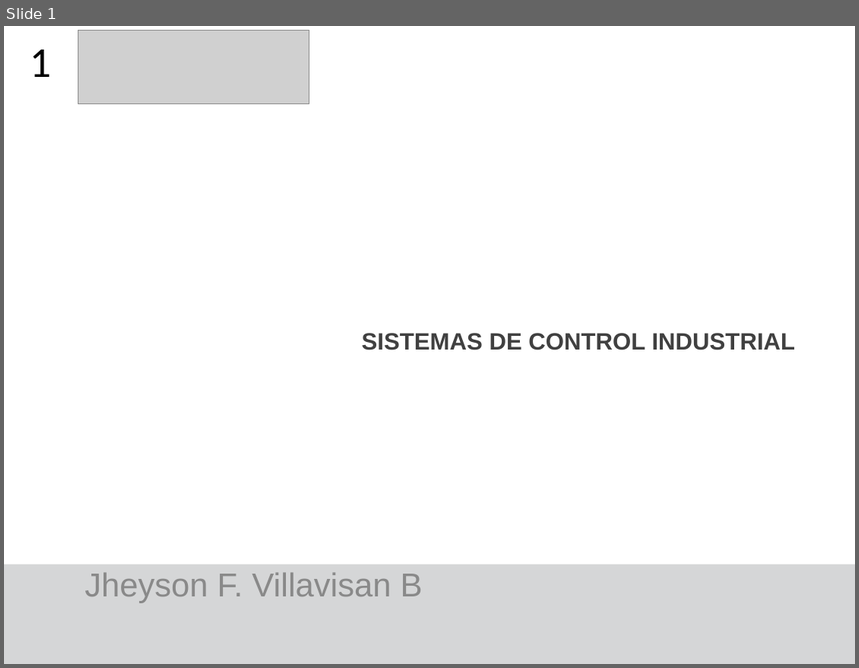
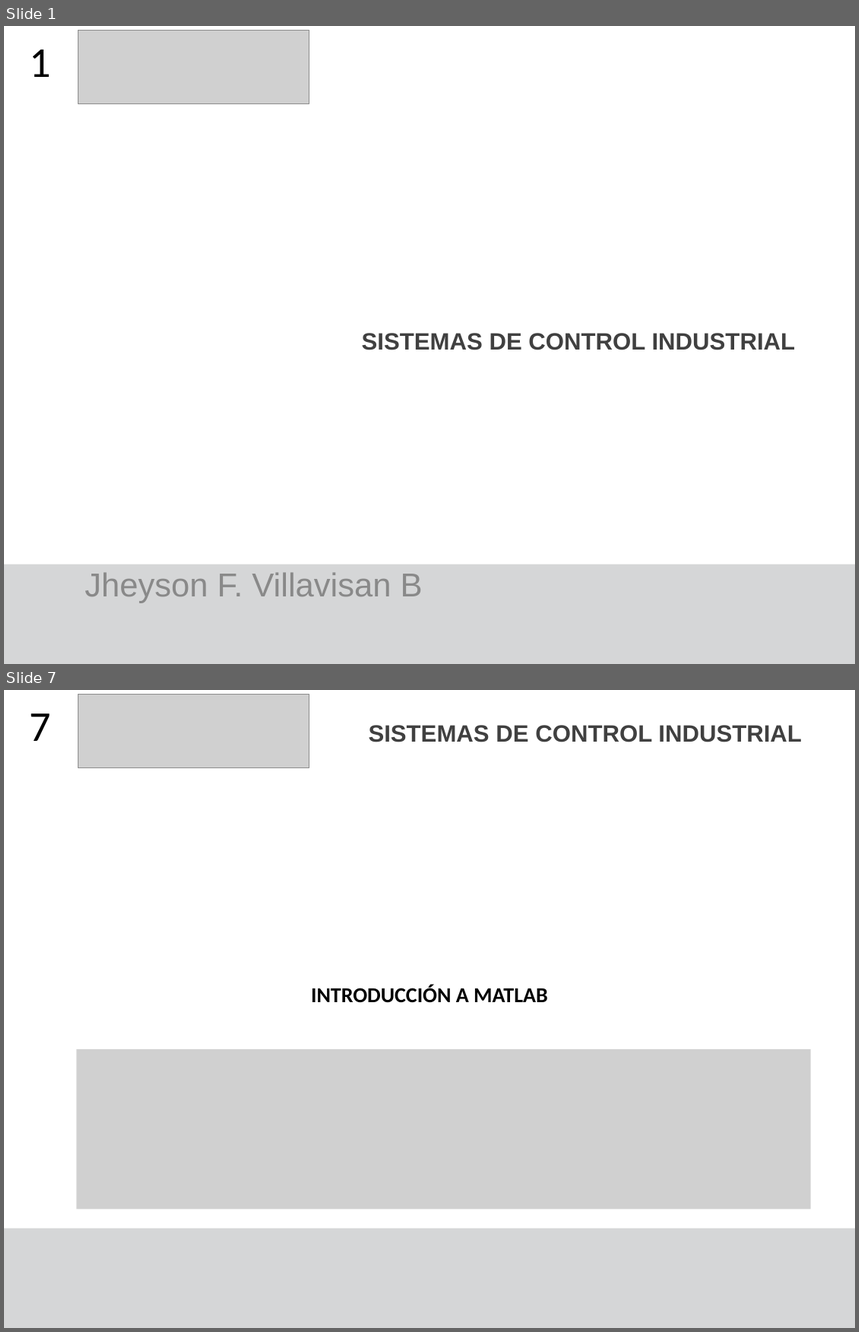
Before and after one commit to F4bian1012/Sistemas_De_Contro_Industrial, a slide deck: Lesson_2/Semana 0.pptx. Shown one above the other, each under a label of ours: slide 1 before the commit, slides 1 and 7 after it; the slides between them are not shown. The pictures are 859x668 and 859x1332 pixels, drawn with LibreOffice and Linux fonts; fonts in the diff are those of the drawing; grey boxes stand for pictures. Boxes give left, top, right and bottom in pixels: in the first picture for what was removed or moved away, otherwise in the second. Text is boxed around its words. In the diff, an @@ line names an element or a change of style, - is before the commit and + after.

Commit message:
actualización matlab

```diff
--- a/Lesson_2/Semana 0.pptx
+++ b/Lesson_2/Semana 0.pptx
@@ slide 7 added at (x1=4, y1=690, x2=855, y2=1328), background #FFFFFF; not listed: 1 template element that a slide beside it also shows @@
@@ picture added at (x1=78, y1=695, x2=310, y2=768) @@
@@ title added at (x1=30, y1=714, x2=51, y2=741), 36 pt, text #000000 @@
+7
@@ text added at (x1=369, y1=725, x2=802, y2=742), 20 pt, text #404040, bold @@
+SISTEMAS DE CONTROL INDUSTRIAL
@@ text added at (x1=311, y1=984, x2=548, y2=1003), 18 pt, text #000000, bold @@
+INTRODUCCIÓN A MATLAB
@@ picture added at (x1=76, y1=1049, x2=811, y2=1209) @@
```
Also in this commit, not shown: 1 slide changed, 5 other slides added, 1 slide removed, 3 other files.
